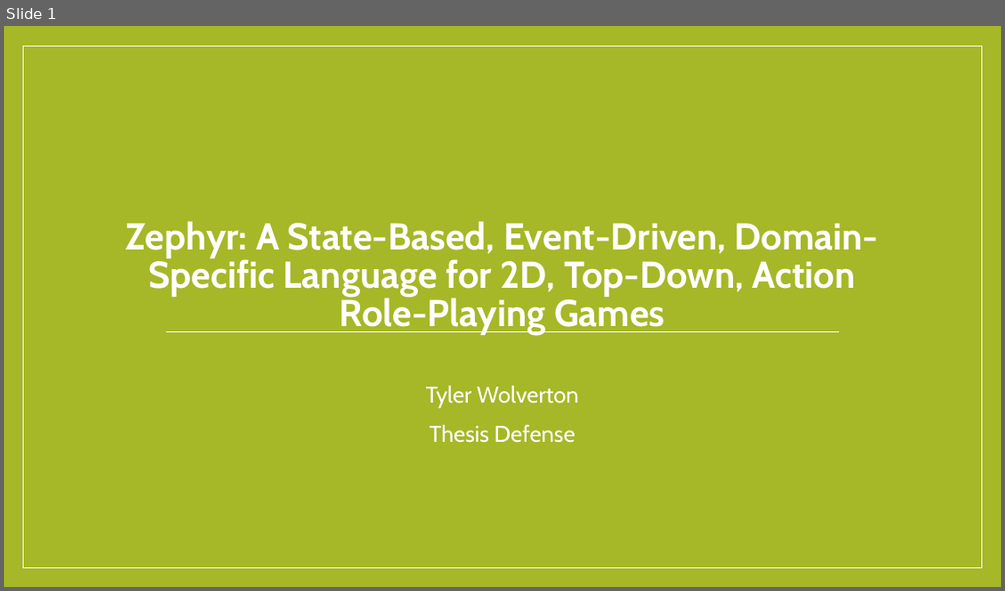
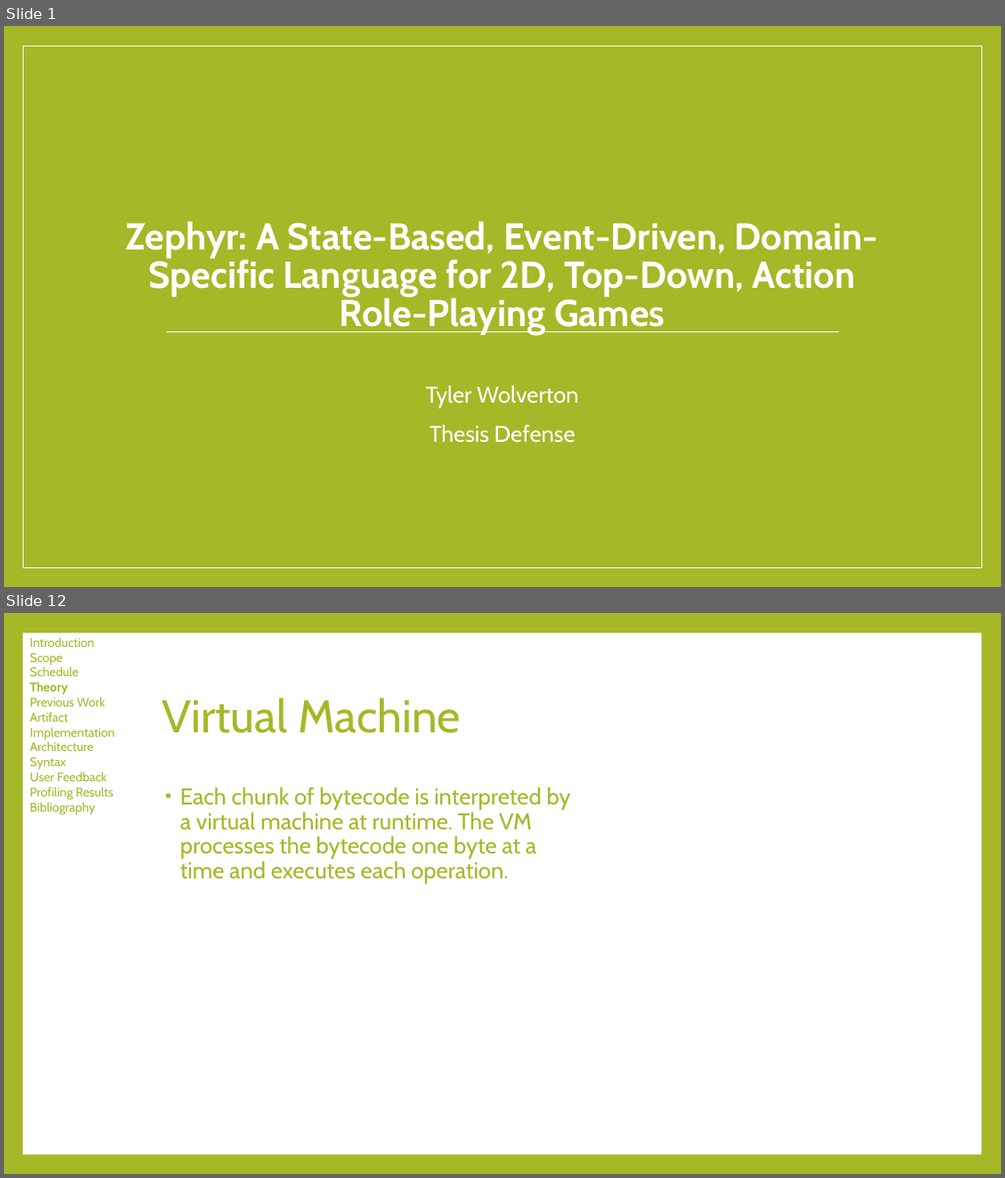
Before and after one commit to tylerwolverton/Guildhall, a slide deck: Zephyr/Documentation/Wolverton_Defense_Slides.pptx. Shown one above the other, each under a label of ours: slide 1 before the commit, slides 1 and 12 after it; the slides between them are not shown. The pictures are 1005x591 and 1005x1178 pixels, drawn with LibreOffice and Linux fonts; fonts in the diff are those of the drawing. Boxes give left, top, right and bottom in pixels: in the first picture for what was removed or moved away, otherwise in the second. Text is boxed around its words. In the diff, an @@ line names an element or a change of style, - is before the commit and + after.

```diff
--- a/Zephyr/Documentation/Wolverton_Defense_Slides.pptx
+++ b/Zephyr/Documentation/Wolverton_Defense_Slides.pptx
@@ slide 12 added at (4, 613, 1001, 1174), background #A6B727 @@
@@ rectangle added at (23, 633, 981, 1154), fill #FFFFFF @@
@@ text added at (30, 637, 114, 815), 12 pt, text #A6B727 @@
+Introduction
+Scope
+Schedule
+Theory
+Previous Work
+Artifact
+Implementation
+Architecture
+Syntax
+User Feedback
+Profiling Results
+Bibliography
@@ title added at (162, 698, 461, 733), 44 pt, text #A6B727 @@
+Virtual Machine
@@ text added at (180, 787, 571, 884), 22 pt, text #A6B727 @@
+• Each chunk of bytecode is interpreted by a virtual machine at runtime. The VM processes the bytecode one byte at a time and executes each operation.
```
Also in this commit, not shown: 12 slides changed, 13 other slides added.
